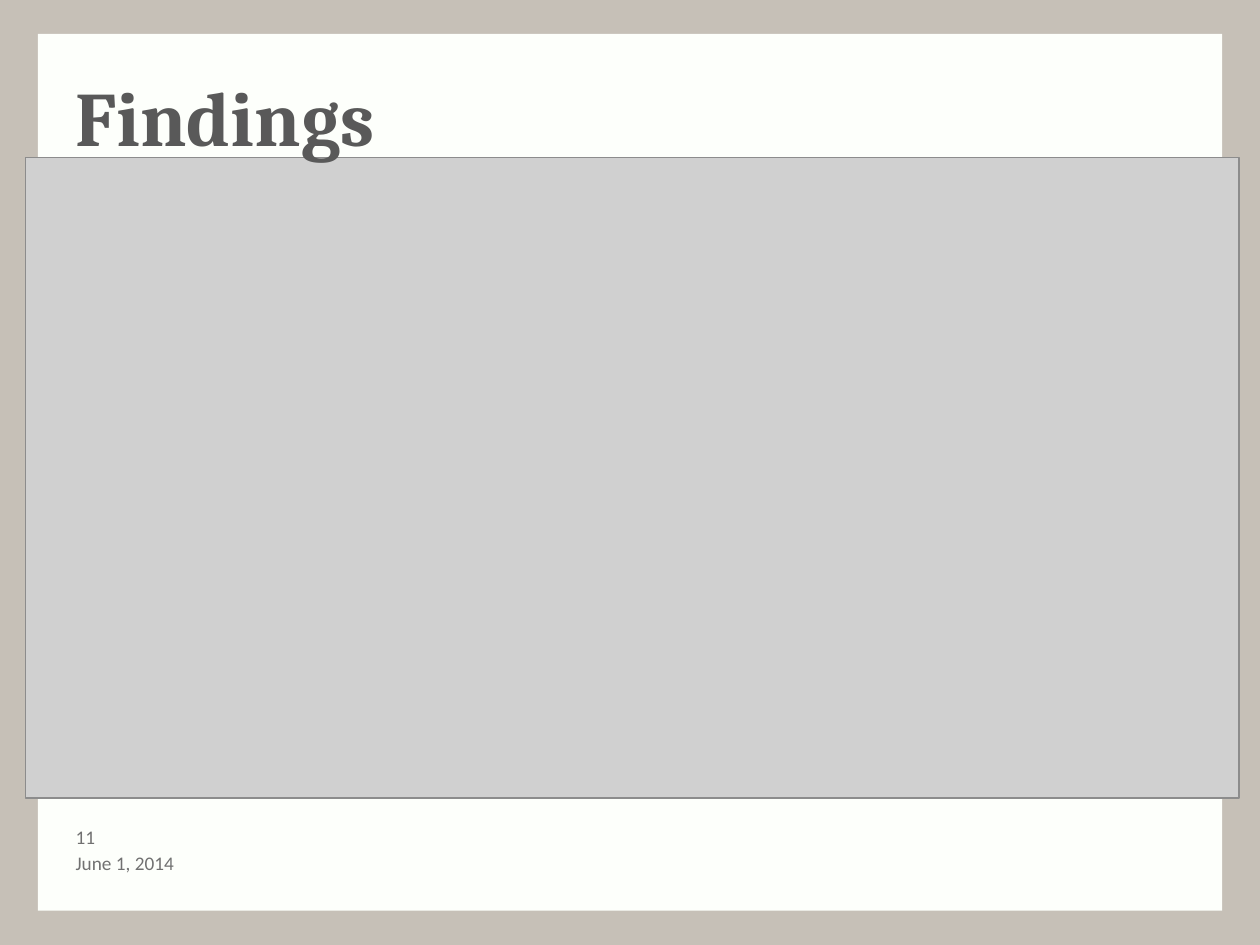
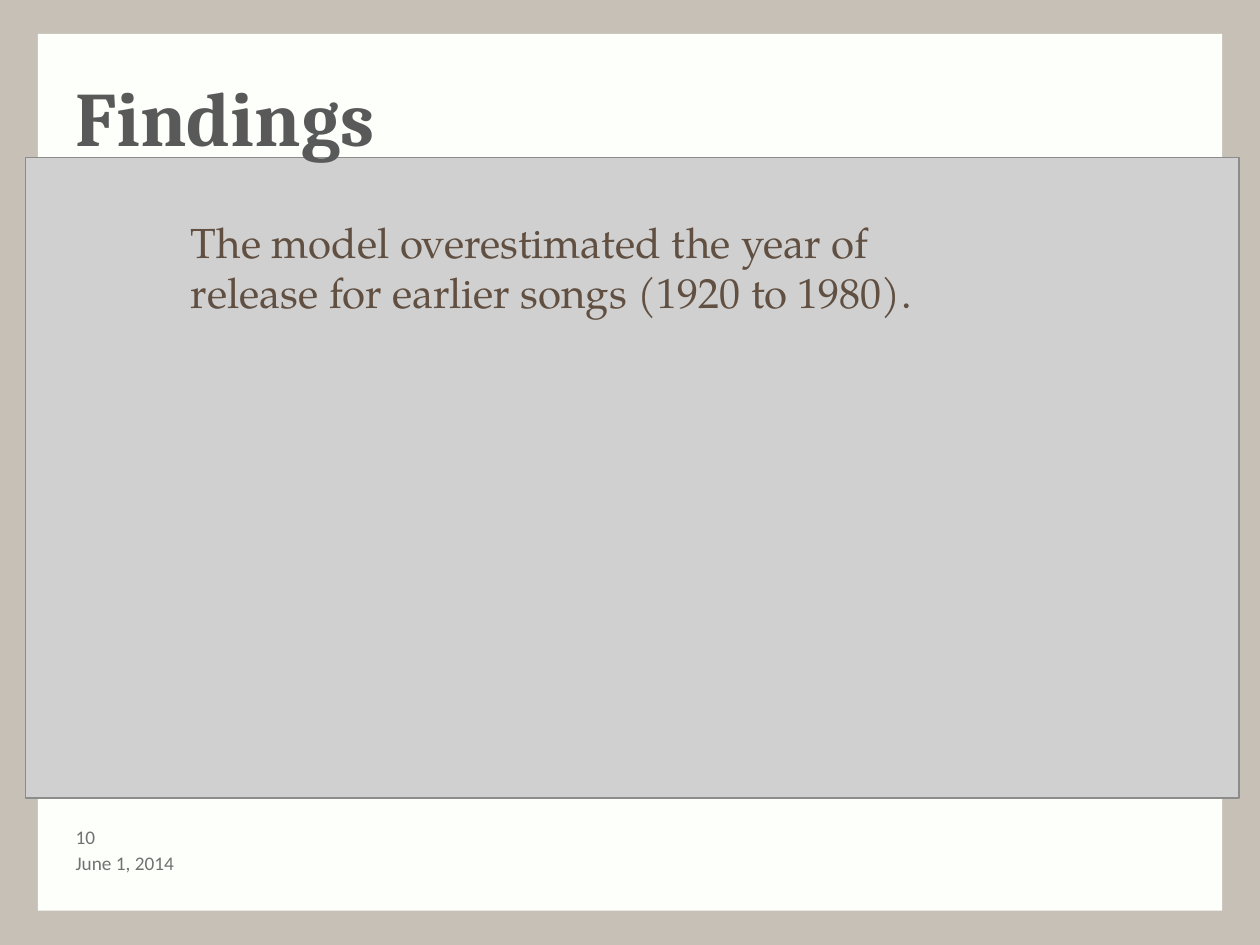
Before and after one commit to andy-olstad/POGSproj3, a slide deck: slide 10 of Project3_presentation-1.pptx (slide 11 before the commit). Drawn at 1260x945 pixels with LibreOffice and Linux fonts; fonts in the diff are those of the drawing; grey boxes stand for pictures; background and template pictures are left out. Boxes give left, top, right and bottom in pixels: in the first picture for what was removed or moved away, otherwise in the second. Text is boxed around its words. In the diff, an @@ line names an element or a change of style, - is before the commit and + after.

```diff
--- a/Project3_presentation-1.pptx
+++ b/Project3_presentation-1.pptx
@@ text added at (191,227,912,320), 24 pt, text #615042 @@
+The model overestimated the year of release for earlier songs (1920 to 1980).
@@ page number at (76,831,95,844): text changed @@
-11
+10
```
Also in this commit, not shown: 2 other slides changed, 2 slides added.
